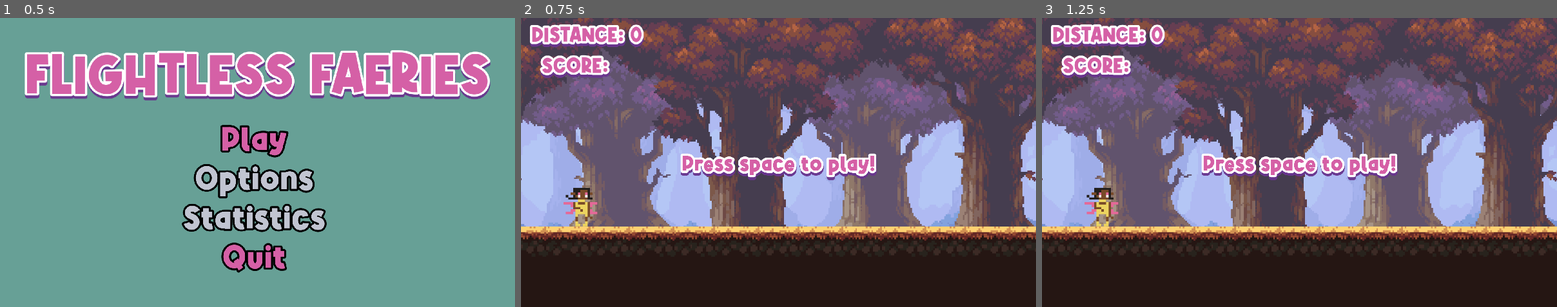
Above: before the commit, frames 1-3 (left to right).
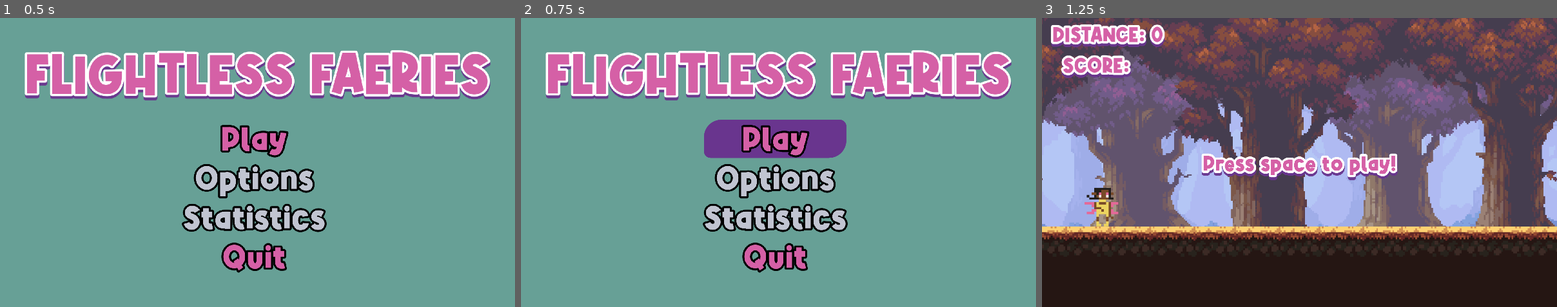
Above: after the commit, the same moments.

Repository: Teakitter/FlightlessFaeries
Game: Godot game, scene res://scenes/menu.tscn
Two runs of this game, one before a commit and one after it. Both use one fixed random seed, a clock stepped at 60 frames per second and the inputs below. Sound files missing from this copy of the repository are replaced by a short silence.
Inputs:
- Up to frame 1 (0.5 s): no input
- Up to frame 2 (0.75 s): click "Play" at 0.5 s
- Up to frame 3 (1.25 s): no input

Frame 1 is identical in both runs. In frame 2, 100% of the frame differs, in the area x 0-100%, y 0-100%; in frame 3, nothing differs.

Commit message:
button press sounds

Diff:
--- a/game/scenes/menu.tscn
+++ b/game/scenes/menu.tscn
@@ -1,26 +1,33 @@
-[gd_scene load_steps=9 format=3 uid="uid://cyogwhvrnunm2"]
+[gd_scene load_steps=10 format=3 uid="uid://cyogwhvrnunm2"]
 
 [ext_resource type="FontFile" uid="uid://f77brr674fgy" path="res://assets/font/Alphakind.ttf" id="1_7g0fr"]
 [ext_resource type="LabelSettings" uid="uid://bxioudgjyrh2h" path="res://assets/TitleSettings.tres" id="1_qupdr"]
 [ext_resource type="StyleBox" uid="uid://vukns3rgtx2m" path="res://assets/new_style_box_flat.tres" id="3_7ulis"]
-[ext_resource type="AudioStream" uid="uid://bnqux0ufq0kv4" path="res://assets/music/Enchanted Journey.mp3" id="3_fb5fv"]
+[ext_resource type="AudioStream" uid="uid://bnqux0ufq0kv4" path="res://assets/audio/Enchanted Journey.mp3" id="4_0e3wo"]
+[ext_resource type="AudioStream" uid="uid://cpqquu0tri1b2" path="res://assets/audio/ButtonClick.wav" id="5_lqqjh"]
 
 [sub_resource type="GDScript" id="GDScript_hyc8s"]
 script/source = "extends Control
 
 func _on_play_pressed():
+	$SoundPress.play()
+	await $SoundPress.finished
 	get_tree().change_scene_to_file(\"res://scenes/world.tscn\")
 
 
 func _on_options_pressed():
+	$SoundPress.play()
+	await $SoundPress.finished
 	pass # Replace with function body.
 
-
 func _on_statistics_pressed():
+	$SoundPress.play()
+	await $SoundPress.finished
 	pass # Replace with function body.
 
-
 func _on_quit_pressed():
+	$SoundPress.play()
+	await $SoundPress.finished
 	get_tree().quit()
 "
 
@@ -104,9 +111,12 @@
 text = "Quit"
 
 [node name="Music" type="AudioStreamPlayer" parent="."]
-stream = ExtResource("3_fb5fv")
+stream = ExtResource("4_0e3wo")
 volume_db = -12.037
 autoplay = true
+
+[node name="SoundPress" type="AudioStreamPlayer" parent="."]
+stream = ExtResource("5_lqqjh")
 
 [connection signal="pressed" from="MarginContainer/VBoxContainer/Play" to="." method="_on_play_pressed"]
 [connection signal="pressed" from="MarginContainer/VBoxContainer/Options" to="." method="_on_options_pressed"]
Not shown, added: game/assets/audio/ButtonClick.wav.import
